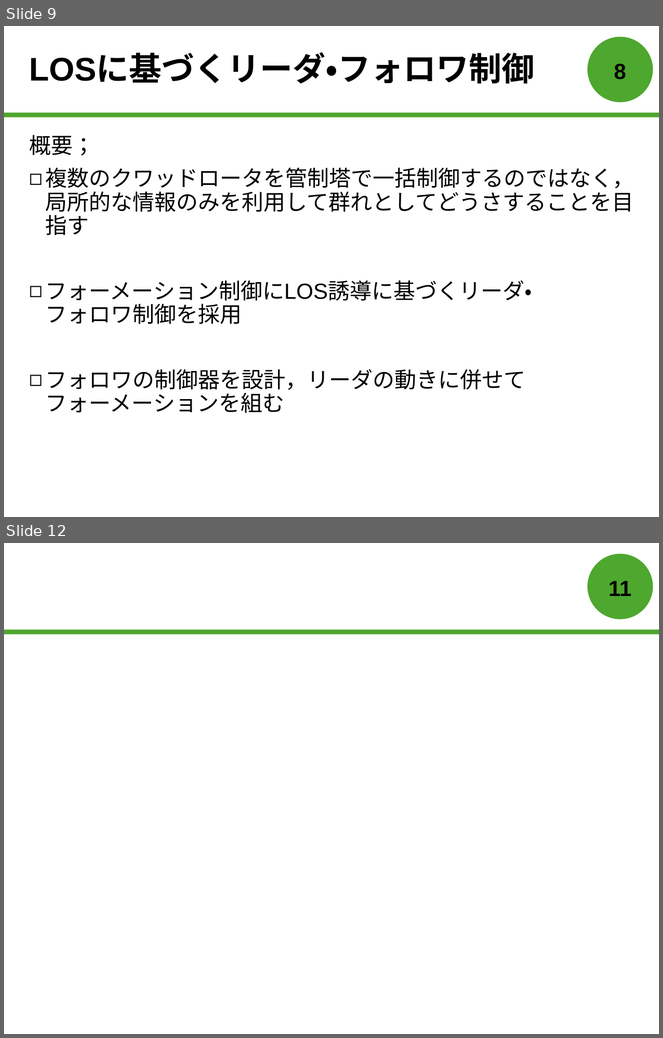
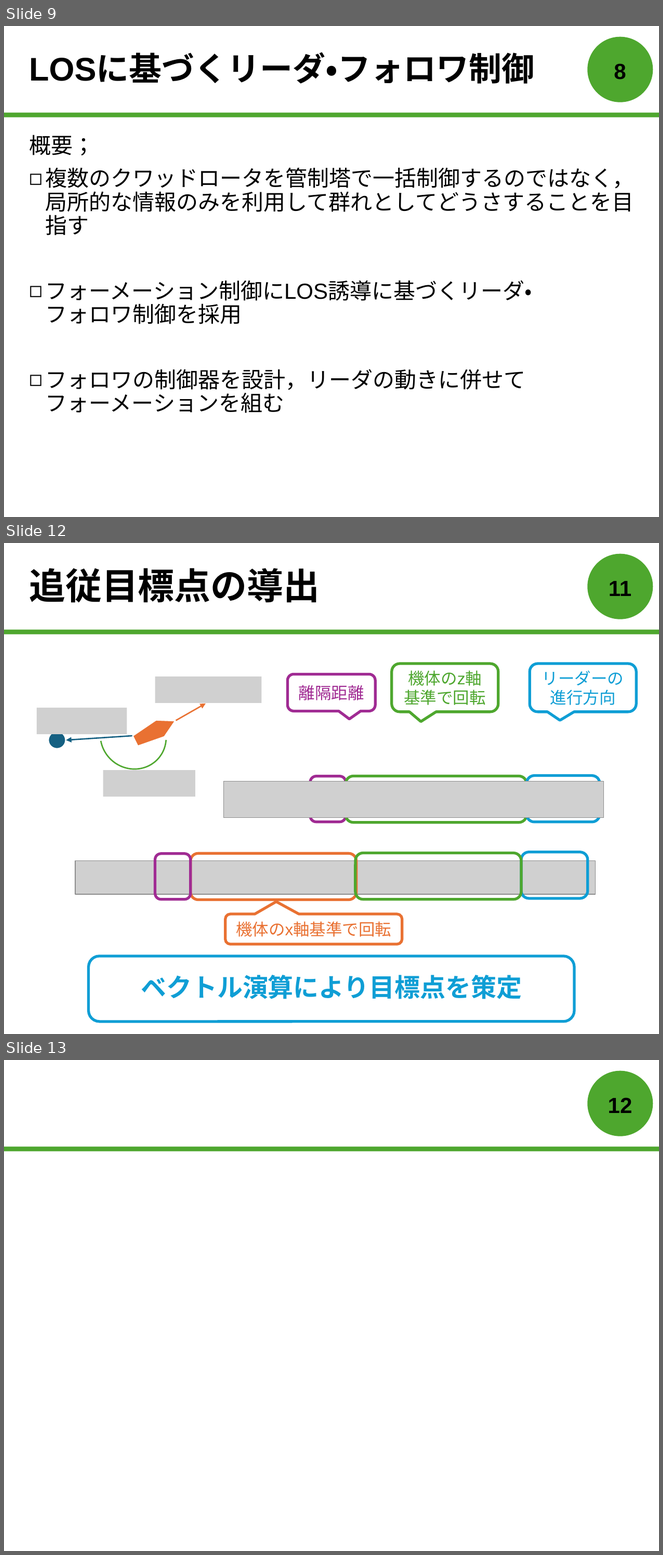
Before and after one commit to forest-book/MatlabLOSFormation, a slide deck: 森本皓斗.pptx. Shown one above the other, each under a label of ours: slides 9 and 12 before the commit, slides 9, 12 and 13 after it; the slides between them are not shown. The pictures are 663x1038 and 663x1555 pixels, drawn with LibreOffice and Linux fonts; fonts in the diff are those of the drawing; grey boxes stand for pictures. Boxes give left, top, right and bottom in pixels: in the first picture for what was removed or moved away, otherwise in the second. Text is boxed around its words. In the diff, an @@ line names an element or a change of style, - is before the commit and + after.

```diff
--- a/森本皓斗.pptx
+++ b/森本皓斗.pptx
@@ slide 12 added at bbox=[4, 543, 659, 1034], background #FFFFFF; not listed: 2 template elements that a slide beside it also shows @@
@@ title added at bbox=[29, 568, 320, 603], 40 pt, text #000000, bold @@
+追従目標点の導出
@@ page number added at bbox=[609, 581, 632, 596], 24 pt, text #000000, bold @@
+11
@@ rounded speech box added at bbox=[392, 664, 499, 712], outline #4EA72E 3 pt, 18 pt, text #4EA72E @@
+機体のz軸
+基準で回転
@@ rounded speech box added at bbox=[530, 664, 637, 712], outline #0F9ED5 3 pt, 18 pt, text #0F9ED5 @@
+リーダーの
+進行方向
@@ rounded speech box added at bbox=[288, 674, 375, 711], outline #A02B93 3 pt, 18 pt, text #A02B93 @@
+離隔距離
@@ group added at bbox=[37, 677, 262, 797]: 3 pictures, 2 arrows, 1 pentagon, 1 ellipse, 1 arc (boxed as its full ellipse) @@
@@ rounded rectangle added at bbox=[311, 776, 346, 822], outline #A02B93 3 pt @@
@@ rounded rectangle added at bbox=[346, 776, 527, 823], outline #4EA72E 3 pt @@
@@ rounded rectangle added at bbox=[527, 775, 600, 822], outline #0F9ED5 3 pt @@
@@ picture added at bbox=[223, 782, 604, 818] @@
@@ group added at bbox=[75, 852, 596, 900]: 4 rounded rectangles, 1 picture @@
@@ rounded speech box added at bbox=[226, 914, 402, 944], outline #E97132 3 pt, 18 pt, text #E97132 @@
+機体のx軸基準で回転
@@ rounded rectangle added at bbox=[89, 956, 574, 1022], outline #0F9ED5 3 pt @@
@@ text added at bbox=[141, 975, 522, 1000], 28 pt, text #0F9ED5, bold @@
+ベクトル演算により目標点を策定
@@ what was slide 12 is now slide 13 @@
@@ page number at bbox=[608, 1097, 633, 1113]: text changed @@
-11
+12
```
Also in this commit, not shown: 6 other slides added, 2 slides removed.
